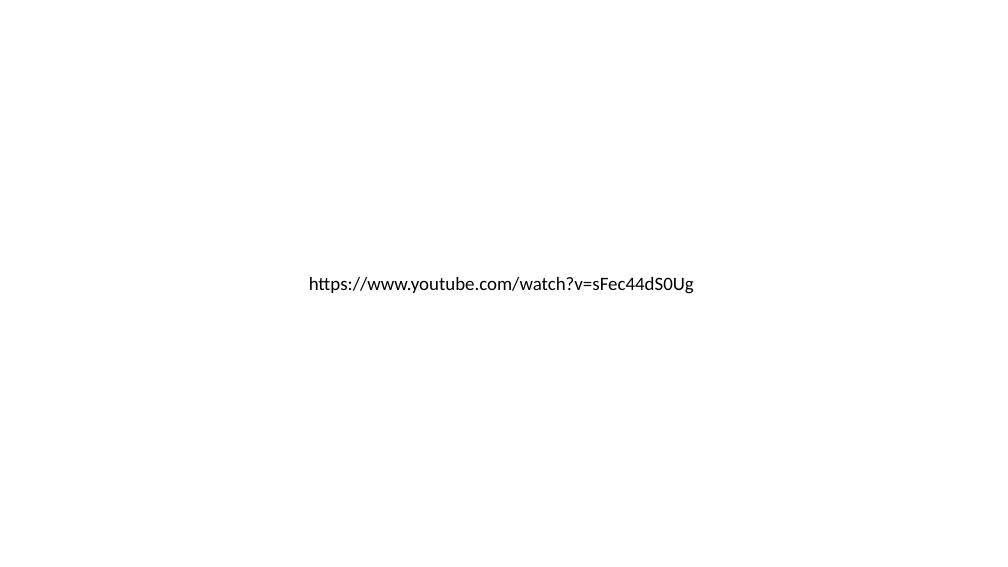
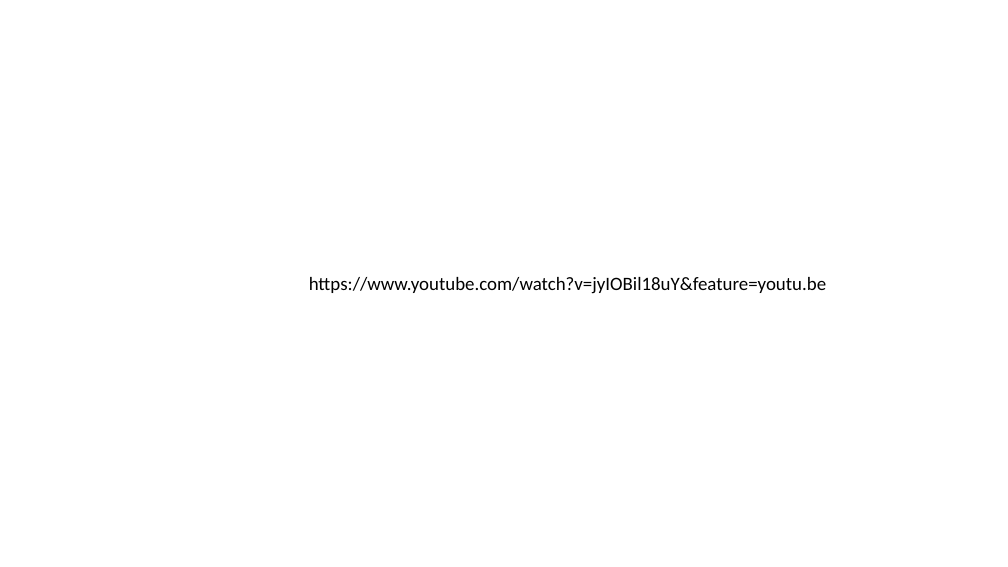
Before and after one commit to 711299244/AFIFA-KHALED, a slide deck: slide 13 of Project/presentation/Project_Presentation.pptx. Drawn at 1008x567 pixels with LibreOffice and Linux fonts; fonts in the diff are those of the drawing. Boxes give left, top, right and bottom in pixels: in the first picture for what was removed or moved away, otherwise in the second. Text is boxed around its words. In the diff, an @@ line names an element or a change of style, - is before the commit and + after.

```diff
--- a/Project/presentation/Project_Presentation.pptx
+++ b/Project/presentation/Project_Presentation.pptx
@@ text at (309,277,826,294): text changed @@
-https://www.youtube.com/watch?v=sFec44dS0Ug
+https://www.youtube.com/watch?v=jyIOBil18uY&feature=youtu.be
```
Also in this commit, not shown: 2 slides added.
